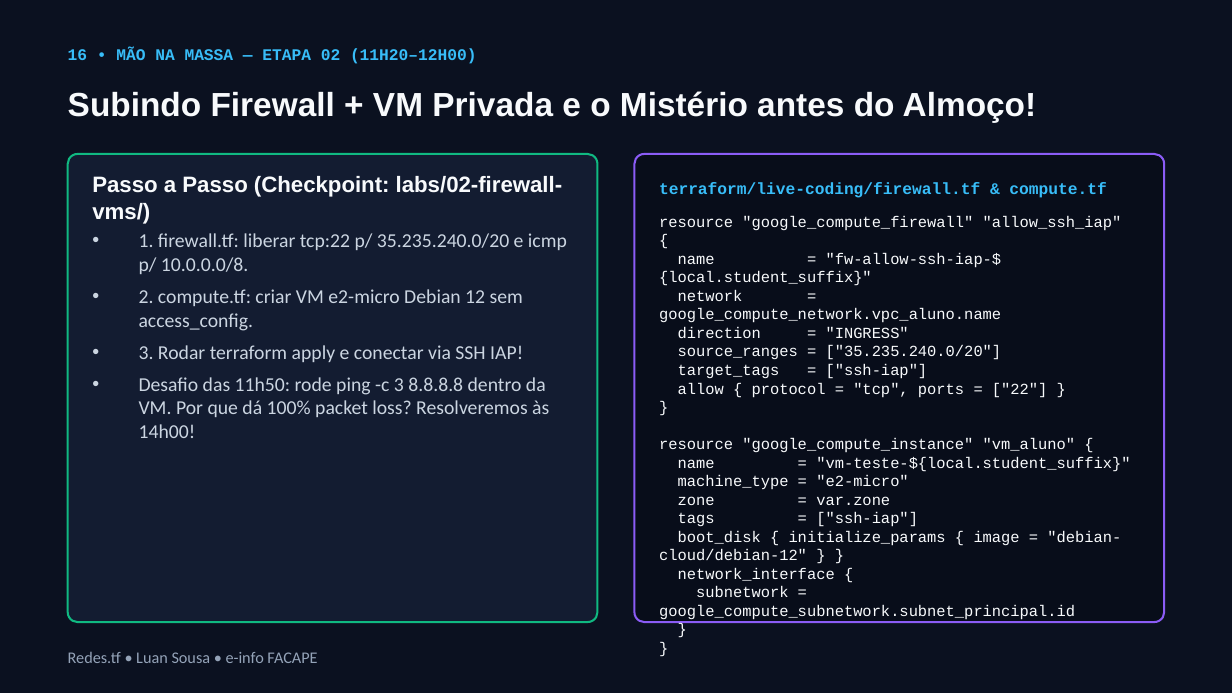
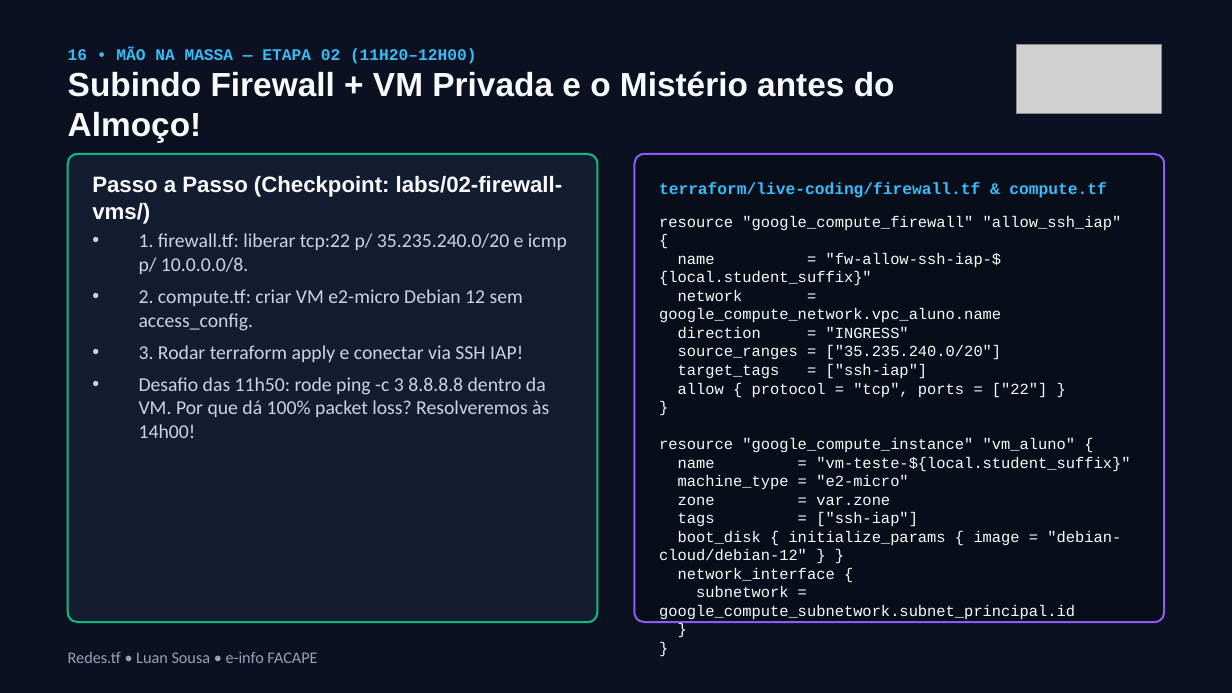
Before and after one commit to LuanCSousa/mini-curso-redes-tf-gcp, a slide deck: slide 16 of slides/exportados/01-manha-redes-tf-gcp.pptx. Drawn at 1232x693 pixels with LibreOffice and Linux fonts; fonts in the diff are those of the drawing; grey boxes stand for pictures. Boxes give left, top, right and bottom in pixels: in the first picture for what was removed or moved away, otherwise in the second. Text is boxed around its words. In the diff, an @@ line names an element or a change of style, - is before the commit and + after.

```diff
--- a/slides/exportados/01-manha-redes-tf-gcp.pptx
+++ b/slides/exportados/01-manha-redes-tf-gcp.pptx
@@ picture added at (1016, 44, 1162, 113) @@
@@ text "Subindo Firewall + VM Privada ..." rewrapped from (68, 91, 1037, 123) to (68, 71, 895, 143) @@
```
Also in this commit, not shown: 15 other slides changed, 17 other files.
